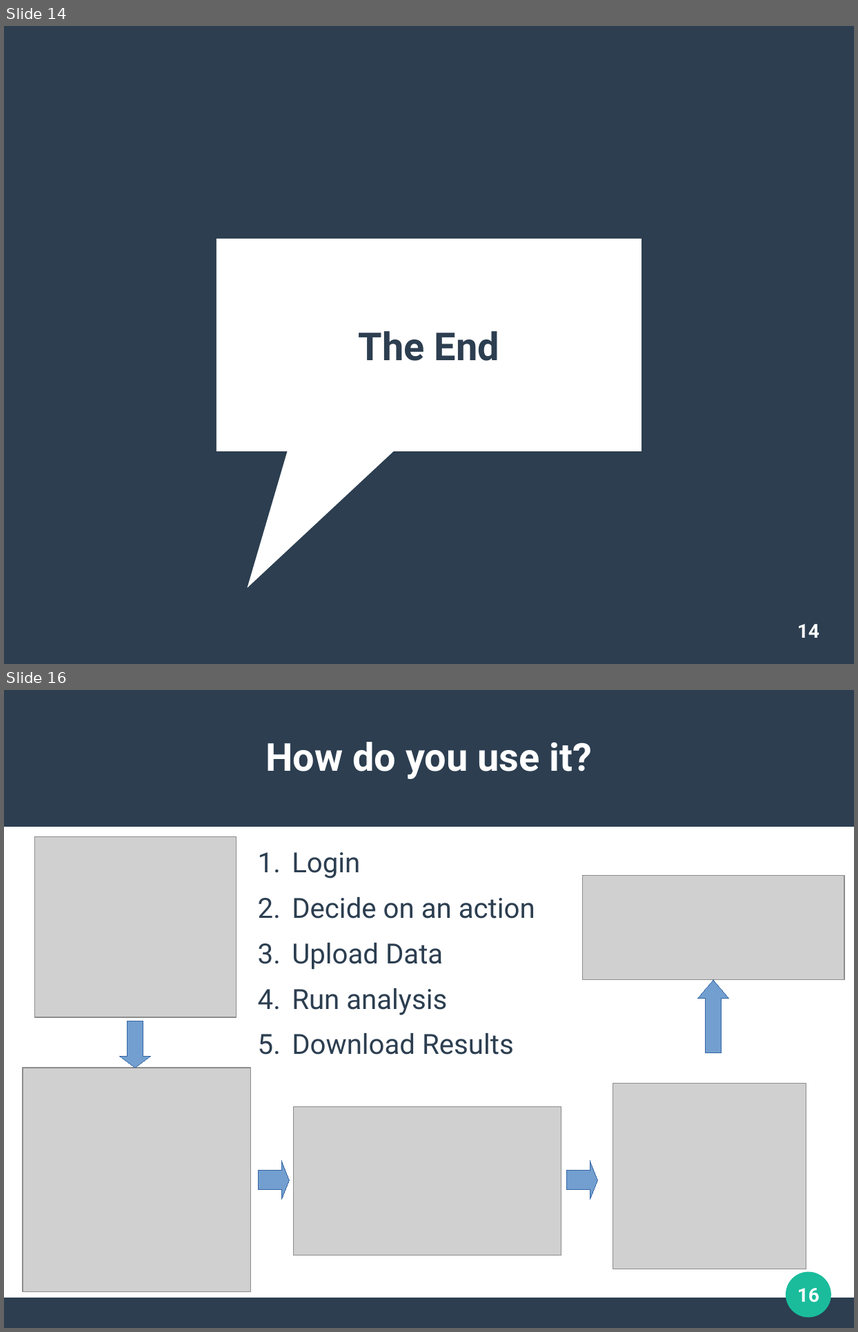
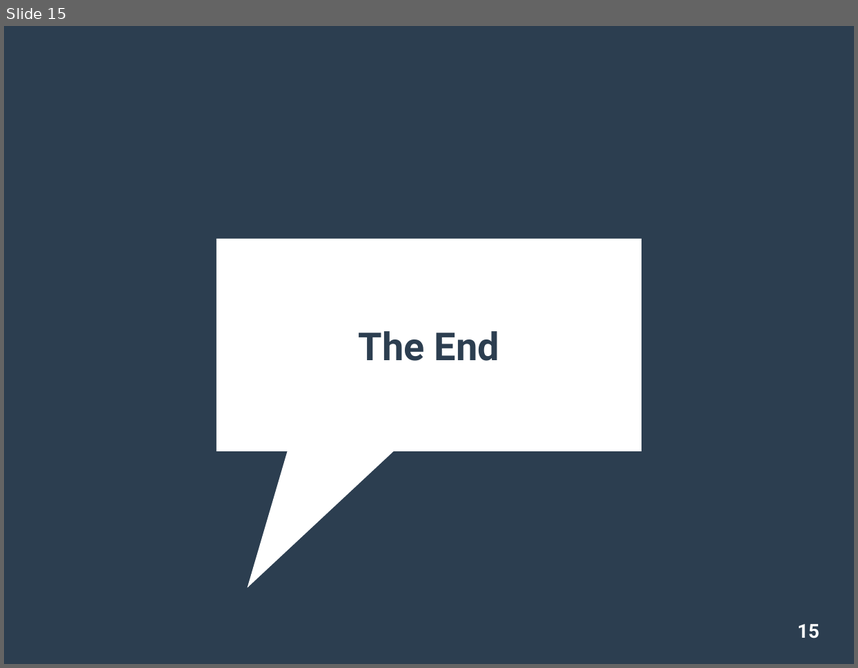
Before and after one commit to clemente-lab/mmeds-meta, a slide deck: sql/mmeds.odp. Shown one above the other, each under a label of ours: slides 14 and 16 before the commit, slide 15 after it; the slides between them are not shown. The pictures are 858x1332 and 858x668 pixels, drawn with LibreOffice and Linux fonts; fonts in the diff are those of the drawing; grey boxes stand for pictures. Boxes give left, top, right and bottom in pixels: in the first picture for what was removed or moved away, otherwise in the second. Text is boxed around its words. In the diff, an @@ line names an element or a change of style, - is before the commit and + after.

```diff
--- a/sql/mmeds.odp
+++ b/sql/mmeds.odp
@@ slide 16 removed at (4, 690, 854, 1328), background #FFFFFF @@
@@ rectangle removed at (4, 690, 854, 827) @@
@@ title removed at (266, 742, 593, 779) @@
-How do you use it?
@@ picture removed at (35, 836, 237, 1017) @@
@@ text removed at (292, 852, 535, 1054) @@
-  1. Login
-  2. Decide on an action
-  3. Upload Data
-  4. Run analysis
-  5. Download Results
@@ picture removed at (582, 875, 845, 980) @@
@@ up arrow removed at (698, 980, 729, 1052) @@
@@ down arrow removed at (120, 1021, 150, 1067) @@
@@ picture removed at (23, 1067, 251, 1292) @@
@@ picture removed at (613, 1083, 806, 1268) @@
@@ picture removed at (293, 1107, 562, 1255) @@
@@ right arrow removed at (259, 1161, 290, 1199) @@
@@ right arrow removed at (567, 1161, 598, 1199) @@
@@ ellipse removed at (786, 1272, 832, 1317) @@
@@ page number removed at (797, 1288, 820, 1302) @@
-16
@@ rectangle removed at (4, 1297, 854, 1327) @@
@@ what was slide 14 is now slide 15 @@
@@ page number at (797, 624, 820, 638): text changed @@
-14
+15
```
Also in this commit, not shown: 4 slides added, 1 other slide removed, 4 other files.
